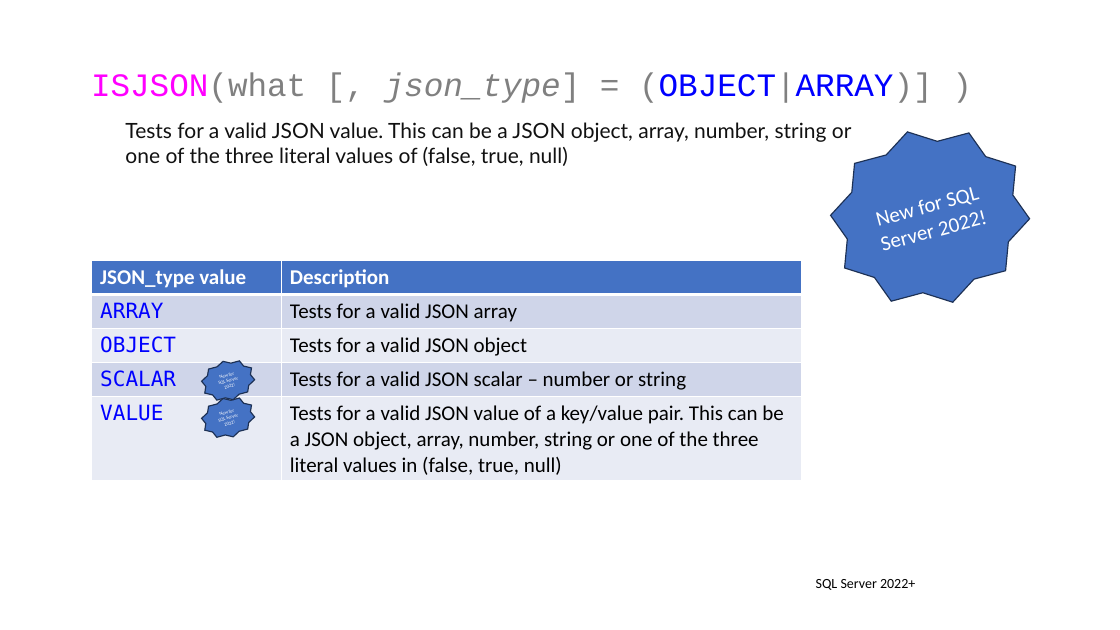
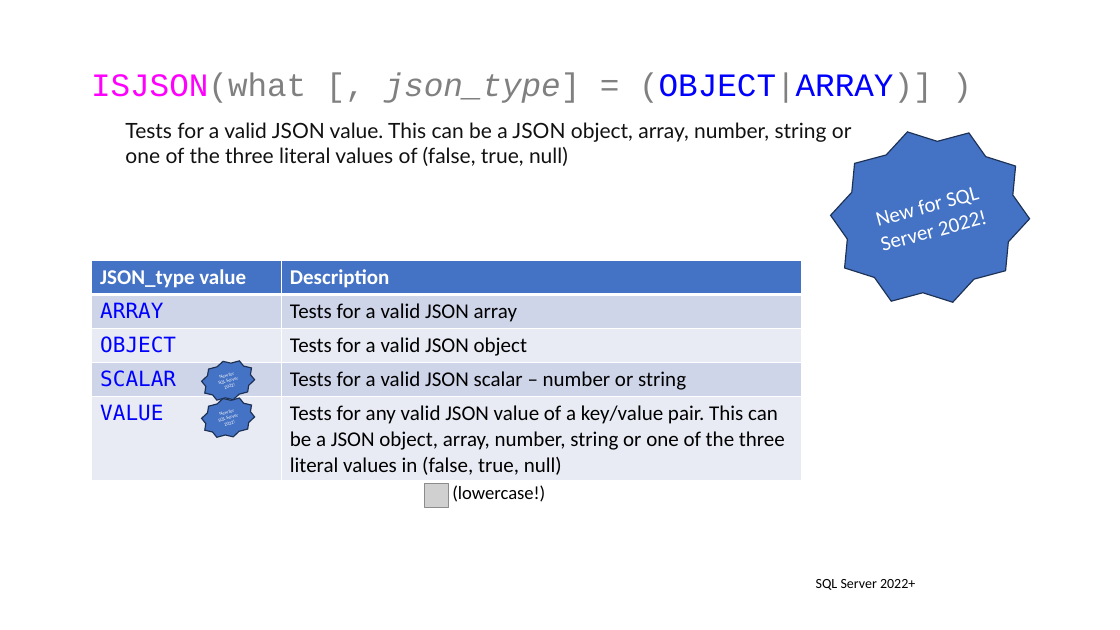
Before and after one commit to jbfoushee/MyPresentations, a slide deck: slide 33 of TSQL_JSON_Operators/TSQL_JSON_Operators.pptx. Drawn at 1120x630 pixels with LibreOffice and Linux fonts; fonts in the diff are those of the drawing; grey boxes stand for pictures. Boxes give left, top, right and bottom in pixels: in the first picture for what was removed or moved away, otherwise in the second. Text is boxed around its words. In the diff, an @@ line names an element or a change of style, - is before the commit and + after.

Commit message:
split JSON presentation

```diff
--- a/TSQL_JSON_Operators/TSQL_JSON_Operators.pptx
+++ b/TSQL_JSON_Operators/TSQL_JSON_Operators.pptx
@@ table at bbox=[92, 260, 802, 481] @@
-row 5, column 2: Tests for a valid JSON value of a key/value pair. This can be a JSON object, array, number, string or one of the three literal values in (false, true, null)
+row 5, column 2: Tests for any valid JSON value of a key/value pair. This can be a JSON object, array, number, string or one of the three literal values in (false, true, null)
@@ picture added at bbox=[424, 484, 448, 507] @@
@@ text added at bbox=[452, 485, 545, 502], 16 pt, text #000000 @@
+(lowercase!)
```
Also in this commit, not shown: 27 other slides changed, 5 slides added, 34 slides removed, 5 other files.
